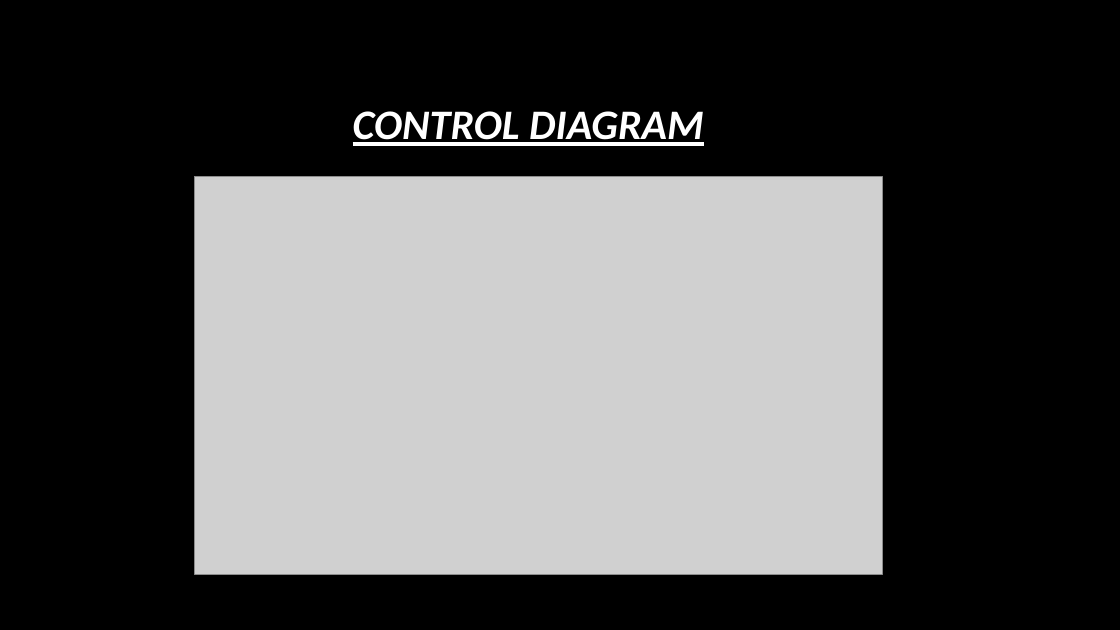
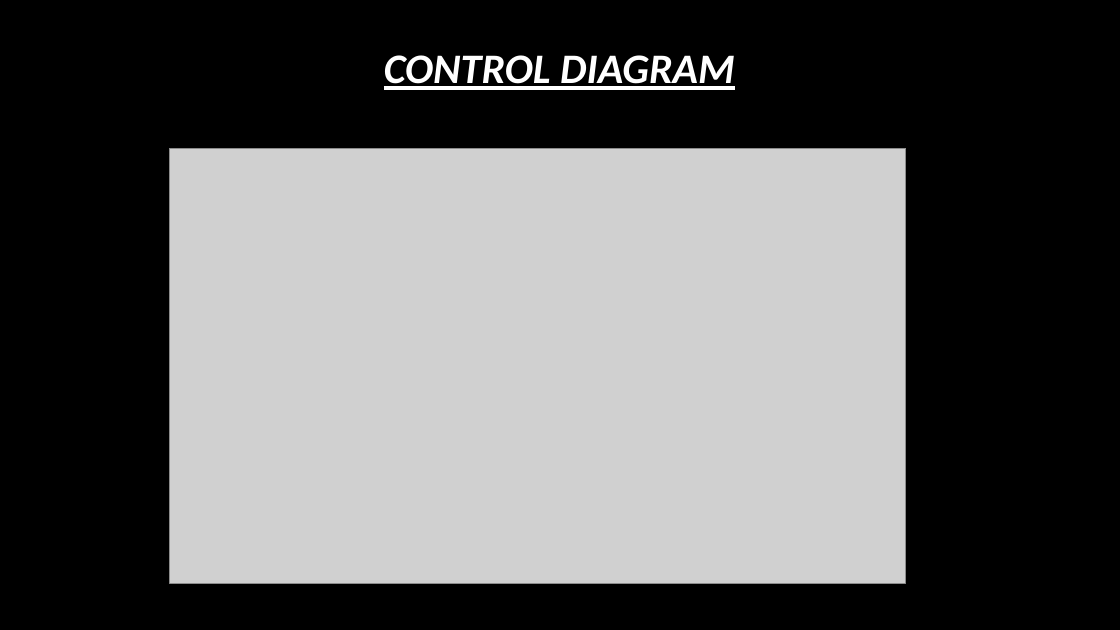
Before and after one commit to adithyar82/odu, a slide deck: slide 13 of Presentaion on Aggression.pptx. Drawn at 1120x630 pixels with LibreOffice and Linux fonts; fonts in the diff are those of the drawing; grey boxes stand for pictures; background and template pictures are left out. Boxes give left, top, right and bottom in pixels: in the first picture for what was removed or moved away, otherwise in the second. Text is boxed around its words. In the diff, an @@ line names an element or a change of style, - is before the commit and + after.

```diff
--- a/Presentaion on Aggression.pptx
+++ b/Presentaion on Aggression.pptx
@@ title "CONTROL DIAGRAM": place and size @@
-title "CONTROL DIAGRAM" at (353,111,704,146)
+title "CONTROL DIAGRAM" at (384,55,735,90)
@@ picture: place and size @@
-picture at (195,177,883,575)
+picture at (170,148,907,583)
```
Also in this commit, not shown: 7 other slides changed, 2 slides added, 48 other files.
